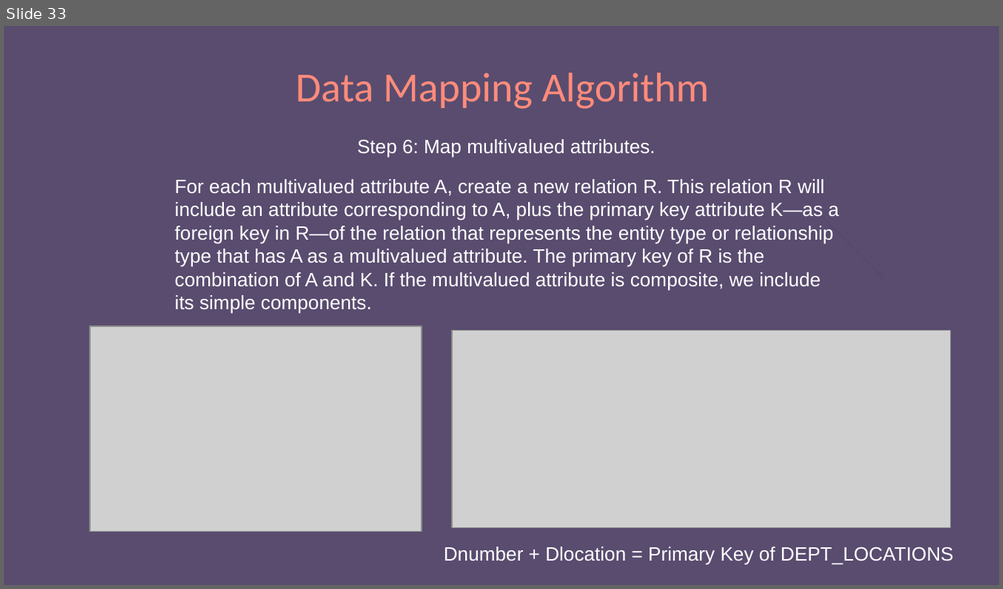
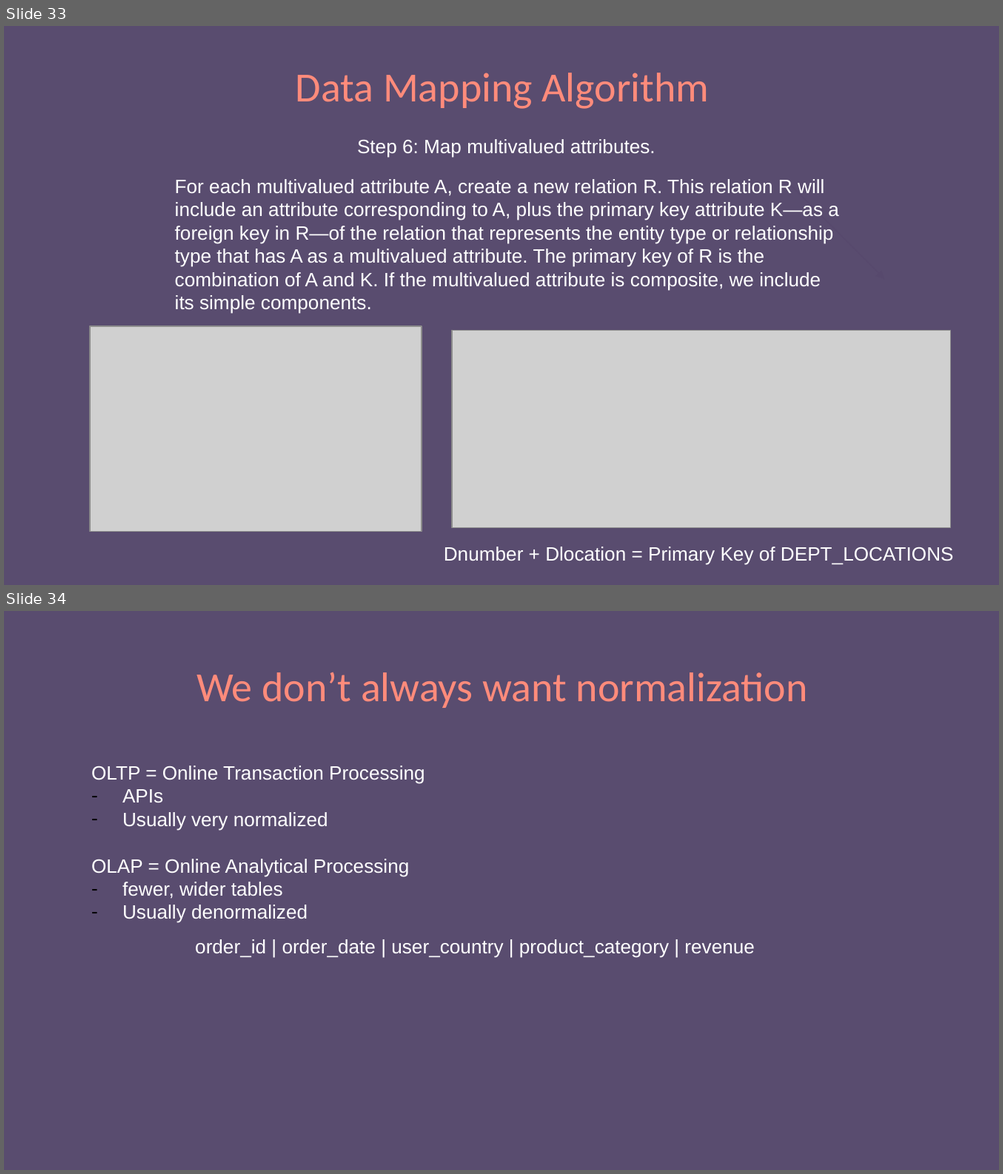
Before and after one commit to e-m-wilson/python_sql, a slide deck: Week_3/SQL.pptx. Shown one above the other, each under a label of ours: slide 33 before the commit, slides 33 and 34 after it. The pictures are 1003x589 and 1003x1174 pixels, drawn with LibreOffice and Linux fonts; fonts in the diff are those of the drawing; grey boxes stand for pictures. Boxes give left, top, right and bottom in pixels: in the first picture for what was removed or moved away, otherwise in the second. Text is boxed around its words. In the diff, an @@ line names an element or a change of style, - is before the commit and + after.

```diff
--- a/Week_3/SQL.pptx
+++ b/Week_3/SQL.pptx
@@ slide 34 added at [4,611,999,1170], background #594C6F @@
@@ title added at [196,672,808,708], 30 pt, text #FF8B7B @@
+We don’t always want normalization
@@ text added at [91,766,424,923], 14 pt, text #FFFFFF @@
+OLTP = Online Transaction Processing
+– APIs
+– Usually very normalized
+OLAP = Online Analytical Processing
+– fewer, wider tables
+– Usually denormalized
@@ text added at [195,940,754,958], 14 pt, text #FFFFFF @@
+order_id | order_date | user_country | product_category | revenue
```
Also in this commit, not shown: 16 slides changed, 3 other slides added.
